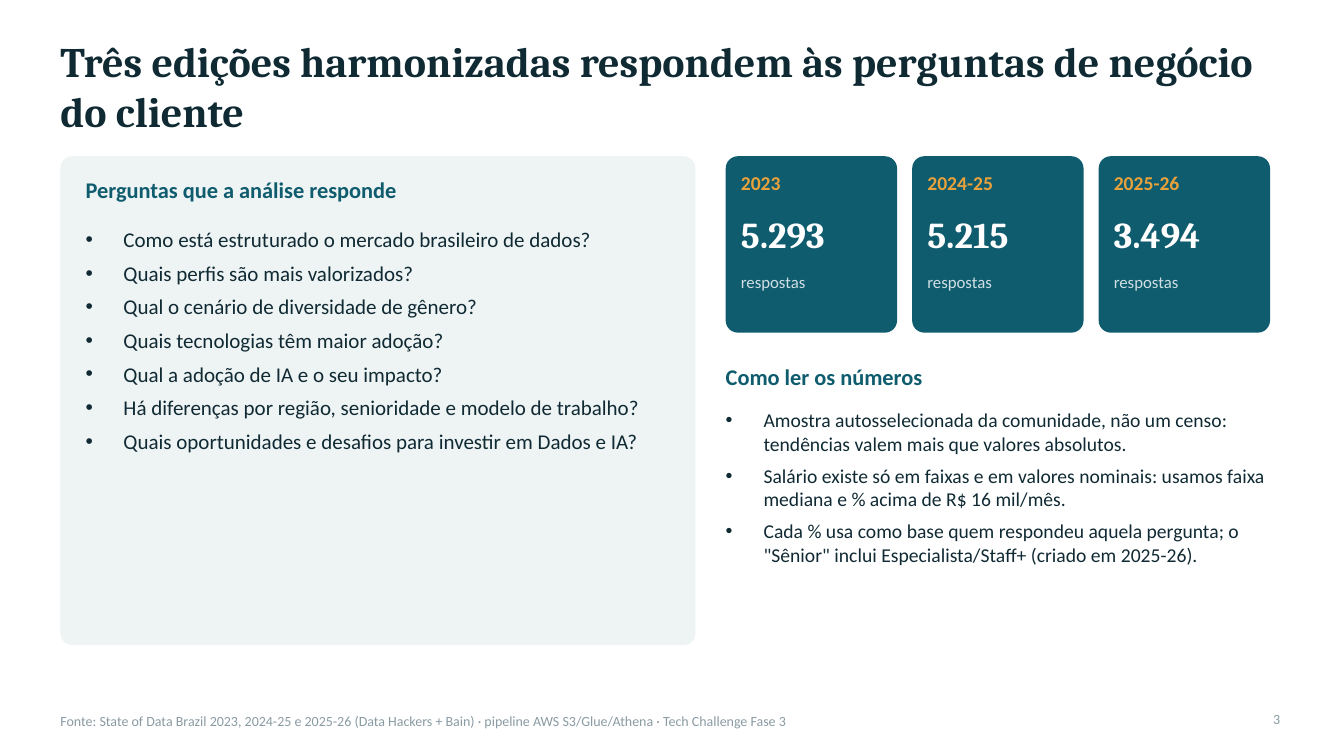
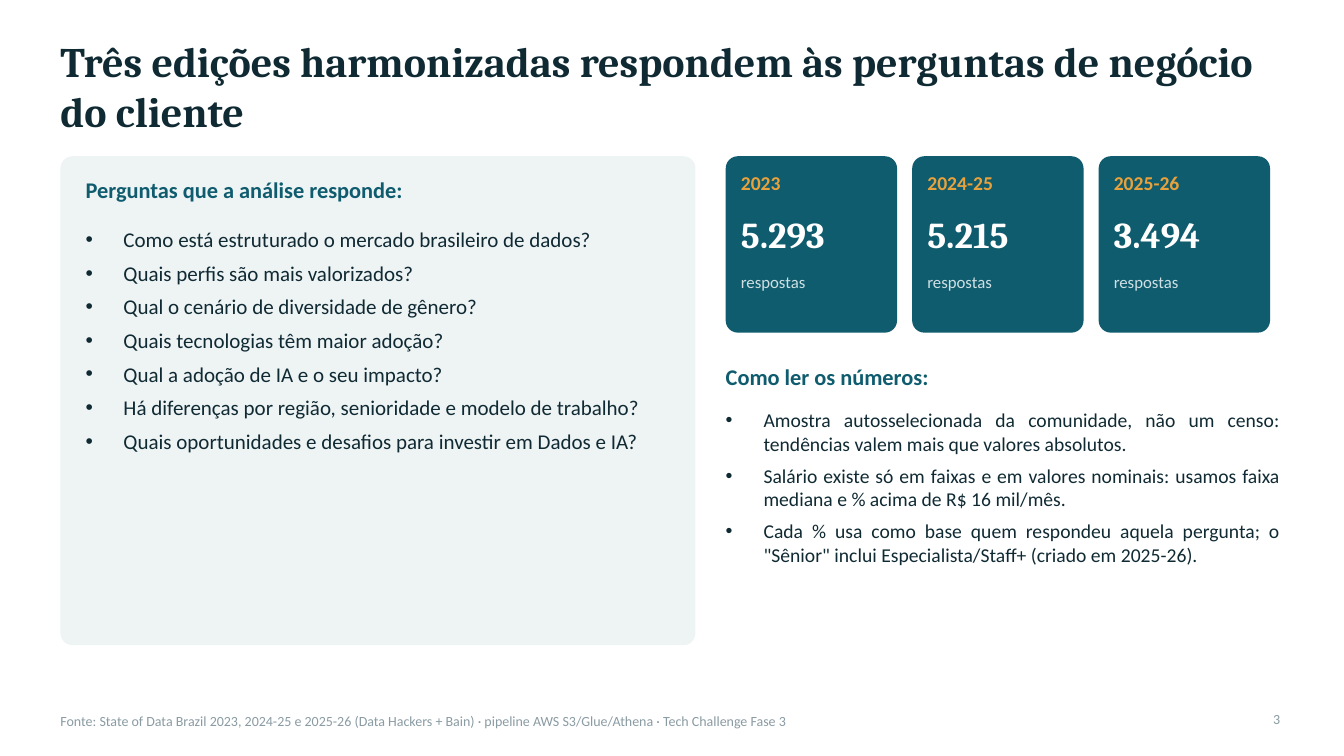
Before and after one commit to lguilherme09/Tech-Challenge-3-FIAP-, a slide deck: slide 3 of docs/Tech_Challenge_Fase3_Apresentacao.pptx. Drawn at 1344x756 pixels with LibreOffice and Linux fonts; fonts in the diff are those of the drawing. Boxes give left, top, right and bottom in pixels: in the first picture for what was removed or moved away, otherwise in the second. Text is boxed around its words. In the diff, an @@ line names an element or a change of style, - is before the commit and + after.

```diff
--- a/docs/Tech_Challenge_Fase3_Apresentacao.pptx
+++ b/docs/Tech_Challenge_Fase3_Apresentacao.pptx
@@ text at bbox=[86, 182, 402, 202]: text changed @@
-Perguntas que a análise responde
+Perguntas que a análise responde:
@@ text at bbox=[726, 369, 928, 385]: text changed @@
-Como ler os números
+Como ler os números:
@@ text "Amostra autosselecionada da comunidade, não ..." at bbox=[764, 413, 1280, 565]: alignment left to justified @@
```
Also in this commit, not shown: 15 other slides changed, 3 other files.
